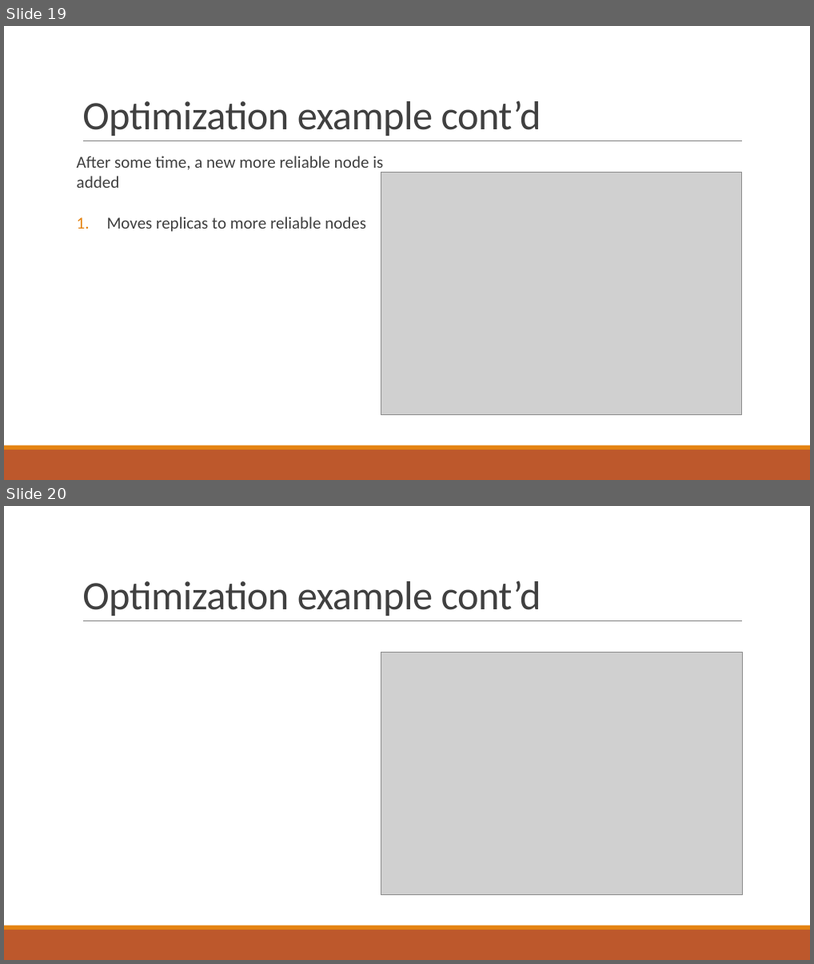
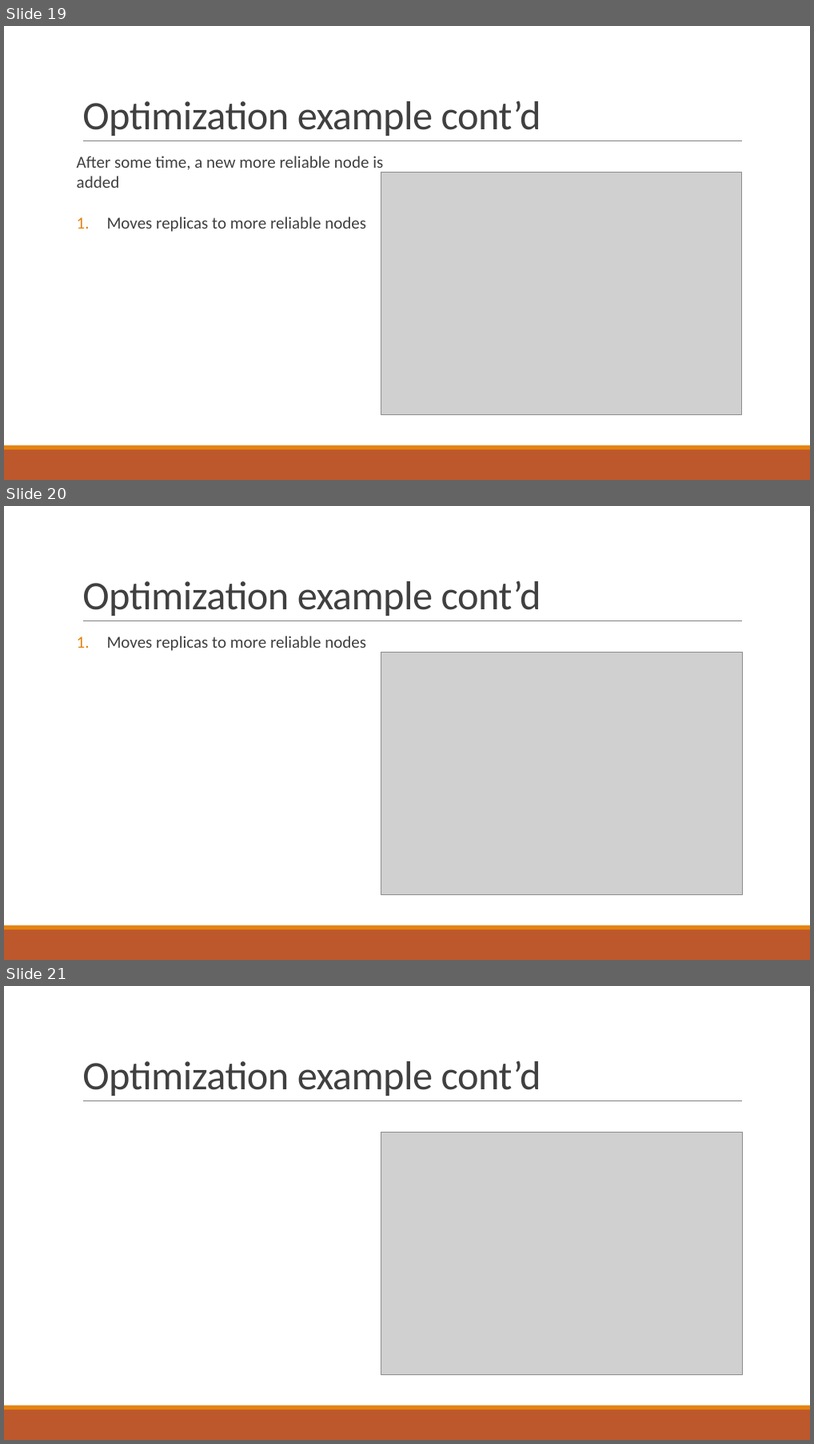
Before and after one commit to PStahl/master_thesis, a slide deck: presentation/presentation2.pptx. Shown one above the other, each under a label of ours: slides 19 and 20 before the commit, slides 19, 20 and 21 after it. The pictures are 814x964 and 814x1444 pixels, drawn with LibreOffice and Linux fonts; fonts in the diff are those of the drawing; grey boxes stand for pictures. Boxes give left, top, right and bottom in pixels: in the first picture for what was removed or moved away, otherwise in the second. Text is boxed around its words. In the diff, an @@ line names an element or a change of style, - is before the commit and + after.

```diff
--- a/presentation/presentation2.pptx
+++ b/presentation/presentation2.pptx
@@ slide 20 added at [4,506,810,960], background #FFFFFF; not listed: 3 template elements that a slide beside it also shows @@
@@ title added at [82,580,542,616], 48 pt, text #404040 @@
+Optimization example cont’d
@@ text added at [107,636,366,651], 20 pt, text #404040 @@
+1. Moves replicas to more reliable nodes
@@ picture added at [381,652,742,894] @@
@@ what was slide 20 is now slide 21 @@
```
Also in this commit, not shown: 3 slides changed.
